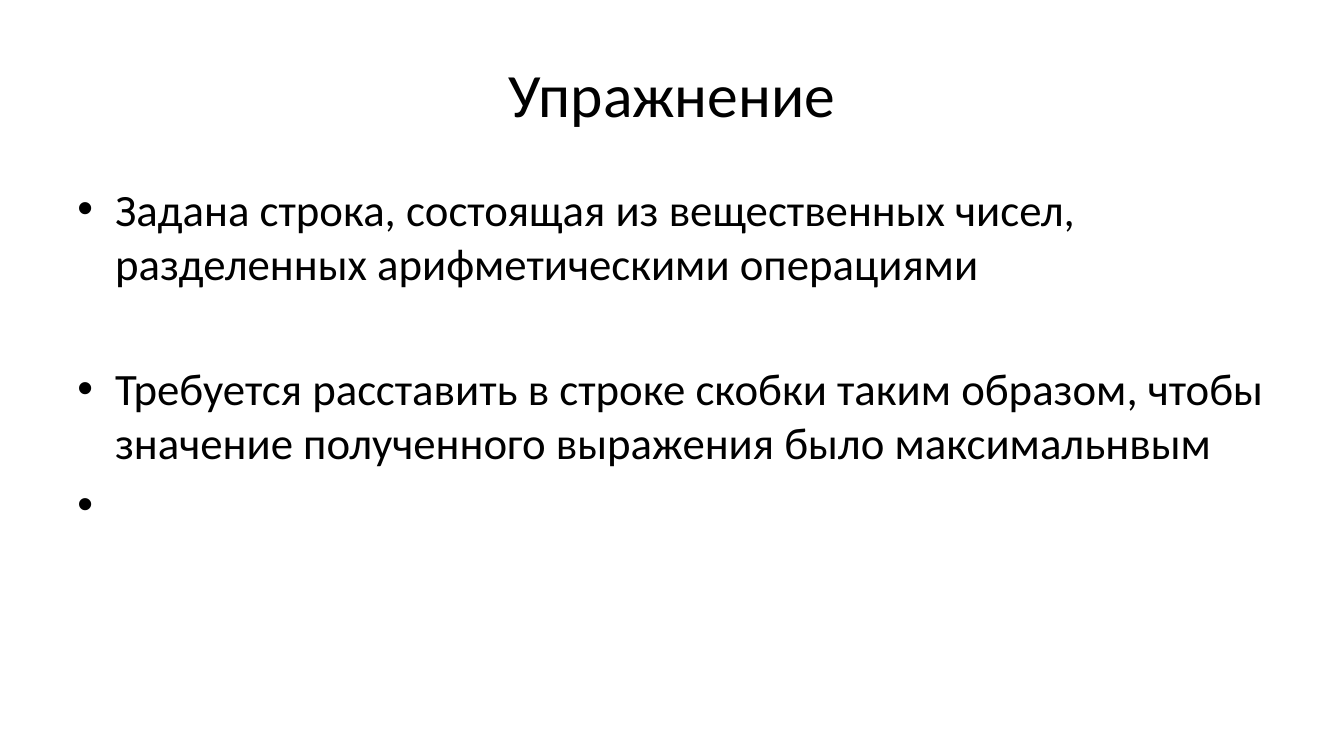
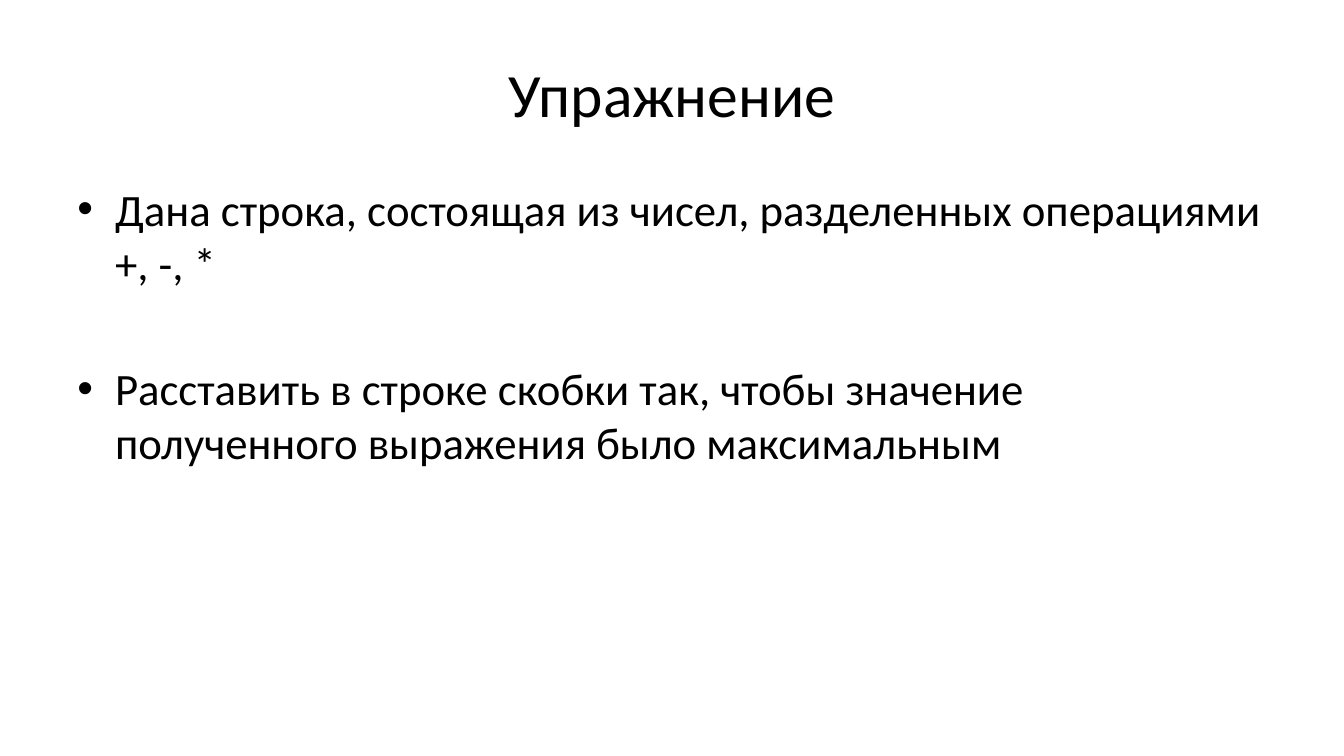
Before and after one commit to Evgueni-Petrov-aka-espetrov/Algorithms-and-Programming-in-C-pptx, a slide deck: slide 23 of 21 Динамическое программирование.pptx (slide 30 before the commit). Drawn at 1344x756 pixels with LibreOffice and Linux fonts; fonts in the diff are those of the drawing. Boxes give left, top, right and bottom in pixels: in the first picture for what was removed or moved away, otherwise in the second. Text is boxed around its words. In the diff, an @@ line names an element or a change of style, - is before the commit and + after.

```diff
--- a/21 Динамическое программирование.pptx
+++ b/21 Динамическое программирование.pptx
@@ text at <box>115,197,1260,467</box>: text changed @@
-• Задана строка, состоящая из вещественных чисел, разделенных арифметическими операциями
-• Требуется расставить в строке скобки таким образом, чтобы значение полученного выражения было максимальнвым
+• Дана строка, состоящая из чисел, разделенных операциями +, -, *
+• Расставить в строке скобки так, чтобы значение полученного выражения было максимальным
```
Also in this commit, not shown: 16 other slides changed, 12 slides added, 14 slides removed.
